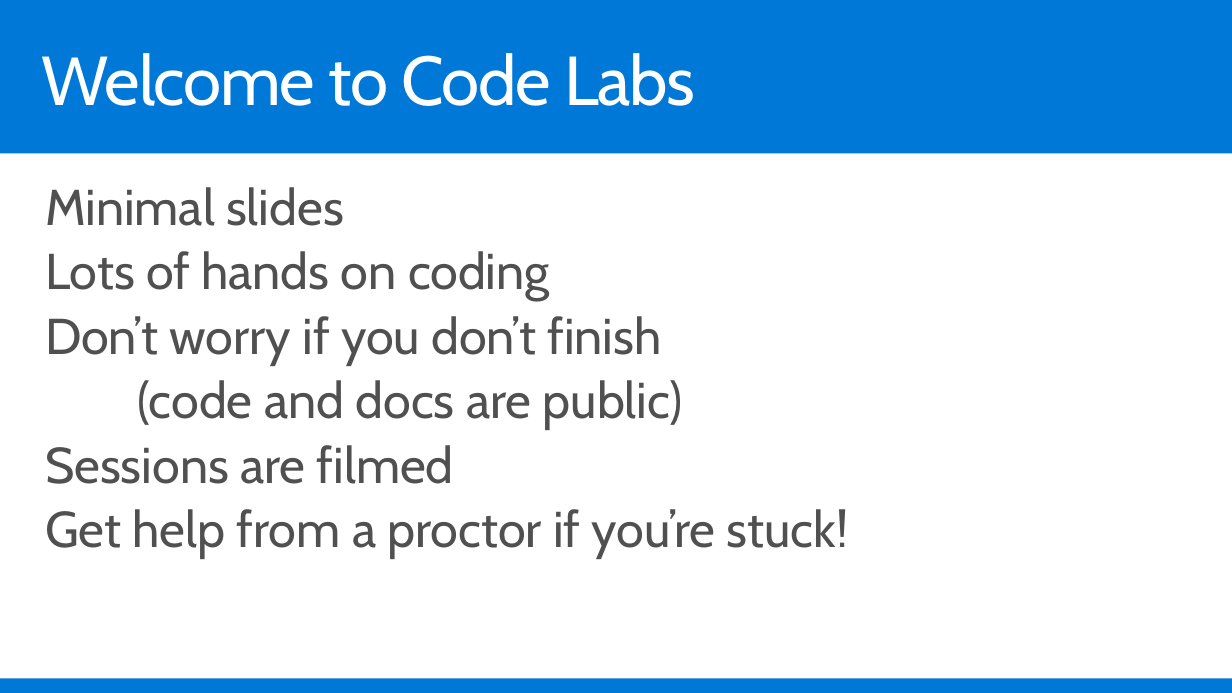
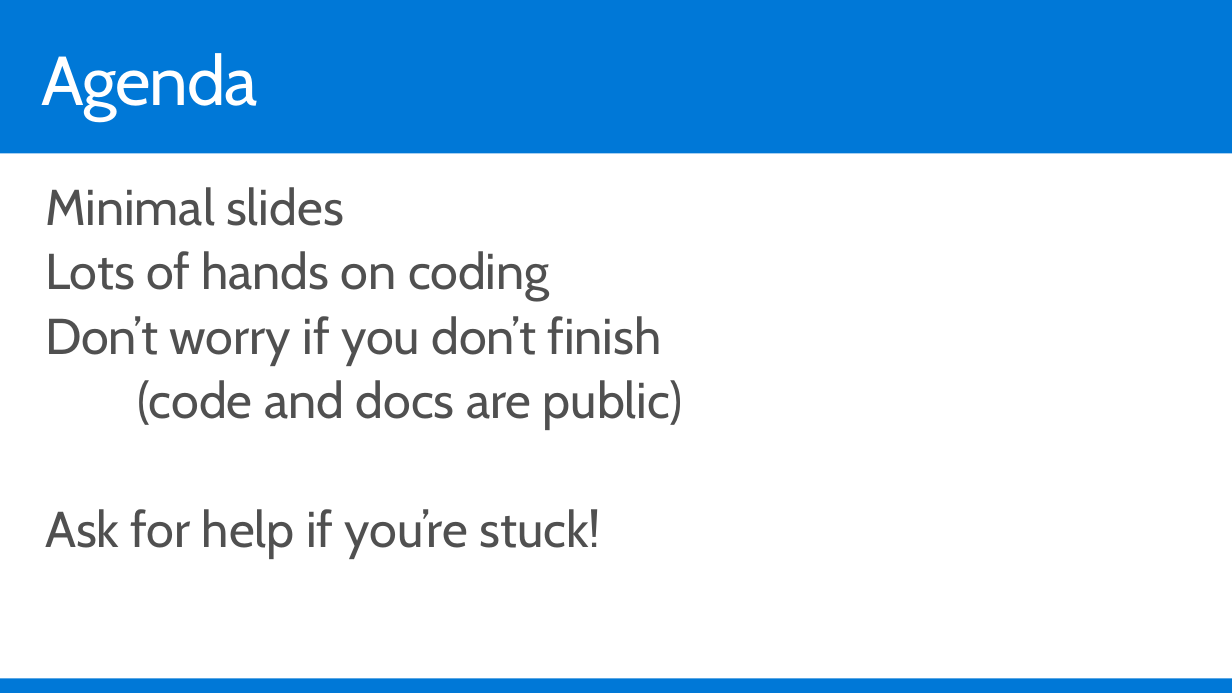
Before and after one commit to csharpfritz/Workshop-PublishAspNetCore, a slide deck: slide 2 of Slides/PublishAspNetCore.pptx. Drawn at 1232x693 pixels with LibreOffice and Linux fonts; fonts in the diff are those of the drawing; background and template pictures are left out. Boxes give left, top, right and bottom in pixels: in the first picture for what was removed or moved away, otherwise in the second. Text is boxed around its words. In the diff, an @@ line names an element or a change of style, - is before the commit and + after.

```diff
--- a/Slides/PublishAspNetCore.pptx
+++ b/Slides/PublishAspNetCore.pptx
@@ title at <box>42,53,258,121</box>: text changed @@
-Welcome to Code Labs
+Agenda
@@ text at <box>45,509,601,558</box>: text changed @@
-Sessions are filmed
-Get help from a proctor if you’re stuck!
+Ask for help if you’re stuck!
```
Also in this commit, not shown: 6 other slides changed, 5 slides removed, 7 other files.
